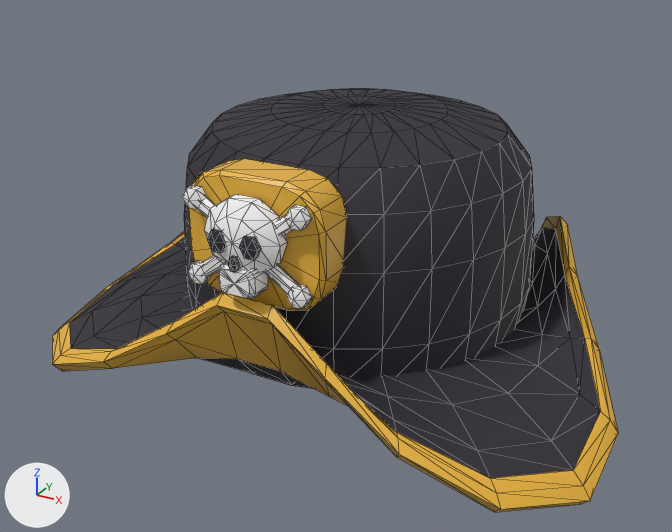
What one commit did to the glTF model game/assets/models/cosmetics/hat_pirate.glb.
One viewpoint serves both versions: a 50 mm lens placed at (0.57, -1.103, 0.496), pointed at (-0.03, -0.012, -0.049). The axes (+X, +Y, +Z) are drawn at lower left. The lights are the same throughout. The first picture is the older version. Mesh edges are drawn as thin lines. Vertices at exactly the same position are counted once.

Names of what the first picture shows: 'Hat'.
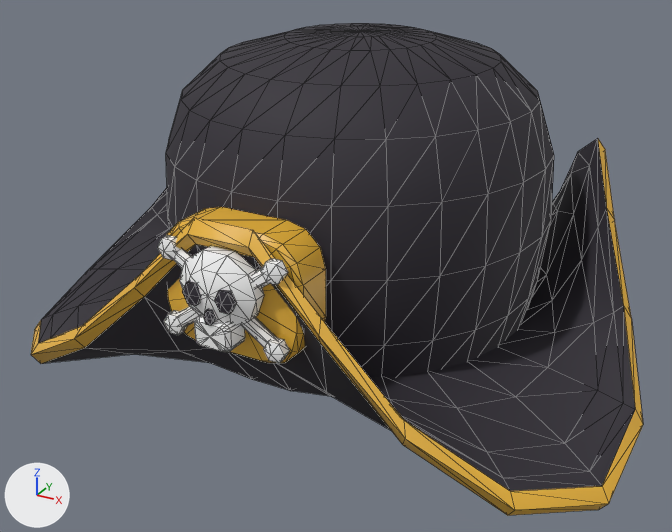
Where the change shows, as pixel boxes (x1, y1, x2, y2) in the pictures (672 x 532 px; the box of a moved part takes in the faces that stretch with it):
'Hat', reshaped (8% wider, 17% taller)
    before: (52, 89, 618, 512)
    after: (31, 23, 643, 516)
part 1 of me_hat, moved or reshaped
    before: (207, 229, 226, 253)
    after: (182, 281, 201, 306)
part 2 of me_hat, moved or reshaped
    before: (239, 236, 261, 260)
    after: (215, 290, 237, 314)
part 3 of me_hat, moved or reshaped
    before: (228, 256, 240, 272)
    after: (203, 309, 215, 325)
part 4 of me_hat, moved or reshaped
    before: (188, 159, 346, 311)
    after: (167, 207, 326, 363)
part 5 of me_hat, moved or reshaped (mostly hidden)
    before: (197, 196, 299, 294)
    after: (173, 249, 277, 348)
part 6 of me_hat, moved or reshaped
    before: (286, 284, 312, 309)
    after: (263, 338, 290, 363)
part 7 of me_hat, moved or reshaped
    before: (182, 185, 208, 209)
    after: (158, 235, 180, 260)
part 8 of me_hat, moved or reshaped (mostly hidden)
    before: (201, 215, 294, 276)
    after: (177, 268, 270, 327)
part 9 of me_hat, moved or reshaped
    before: (188, 260, 211, 284)
    after: (164, 310, 187, 335)
part 10 of me_hat, moved or reshaped
    before: (284, 205, 311, 231)
    after: (261, 259, 288, 285)
part 11 of me_hat, moved or reshaped
    before: (204, 194, 288, 274)
    after: (180, 246, 264, 327)
part 12 of me_hat, moved or reshaped
    before: (218, 263, 268, 299)
    after: (194, 315, 245, 352)
part 13 of me_hat, rebuilt (8% wider, 28% taller)
    before: (52, 216, 618, 512)
    after: (31, 138, 643, 516)
part 14 of me_hat, moved or reshaped
    before: (184, 89, 534, 388)
    after: (166, 23, 554, 377)

The change, as a list of edits to the scene's bpy script:
```text
Change me_hat:
    used by ob_hat; location = (0.0, 0.0, 0.0)
    remove me_hat.from_pydata(...)  # 722 vertices, 1392 faces; spans x -0.41..0.41, y -0.313..0.451, z -0.18..0.19
    add me_hat.from_pydata(...)  # 748 vertices, 1444 faces; spans x -0.438..0.438, y -0.364..0.476, z -0.171..0.288
    me_hat part 1: the loose piece of 14 vertices spanning x -0.034..-0.01, y -0.313..-0.297, z 0.084..0.11 is moved by (0.0, -0.051, -0.045)
    me_hat part 2: the loose piece of 14 vertices spanning x 0.01..0.034, y -0.313..-0.297, z 0.084..0.11 is moved by (0.0, -0.051, -0.045)
    me_hat part 3: the loose piece of 14 vertices spanning x -0.006..0.006, y -0.313..-0.301, z 0.065..0.081 is moved by (0.0, -0.051, -0.045)
    me_hat part 4: the loose piece of 50 vertices spanning x -0.095..0.095, y -0.268..-0.212, z 0.005..0.165 is moved by (0.0, -0.051, -0.045)
    me_hat part 5: the loose piece of 32 vertices spanning x -0.076..0.076, y -0.286..-0.27, z 0.029..0.141 is moved by (0.0, -0.051, -0.045)
    me_hat part 6: the loose piece of 14 vertices spanning x 0.056..0.084, y -0.292..-0.268, z 0.025..0.049 is moved by (0.0, -0.051, -0.045)
    me_hat part 7: the loose piece of 14 vertices spanning x -0.084..-0.056, y -0.292..-0.268, z 0.121..0.145 is moved by (0.0, -0.051, -0.045)
    me_hat part 8: the loose piece of 32 vertices spanning x -0.076..0.076, y -0.286..-0.27, z 0.029..0.141 is moved by (0.0, -0.051, -0.045)
    me_hat part 9: the loose piece of 14 vertices spanning x -0.084..-0.056, y -0.292..-0.268, z 0.025..0.049 is moved by (0.0, -0.051, -0.045)
    me_hat part 10: the loose piece of 14 vertices spanning x 0.056..0.084, y -0.292..-0.268, z 0.121..0.145 is moved by (0.0, -0.051, -0.045)
    me_hat part 11: the loose piece of 42 vertices spanning x -0.052..0.052, y -0.308..-0.256, z 0.054..0.144 is moved by (0.0, -0.051, -0.045)
    me_hat part 12: the loose piece of 50 vertices spanning x -0.025..0.025, y -0.308..-0.276, z 0.031..0.067 is moved by (0.0, -0.051, -0.045)
    me_hat part 13: the loose piece of 234 vertices spanning x -0.41..0.41, y -0.311..0.451, z -0.18..0.032 is rebuilt with 234 vertices and now spans x -0.438..0.438, y -0.338..0.476, z -0.171..0.146
    me_hat part 14: 183 vertices removed from x -0.246..0.246, y -0.244..0.244, z -0.115..0.19; 209 vertices added at x -0.266..0.266, y -0.264..0.264, z -0.115..0.288
```
